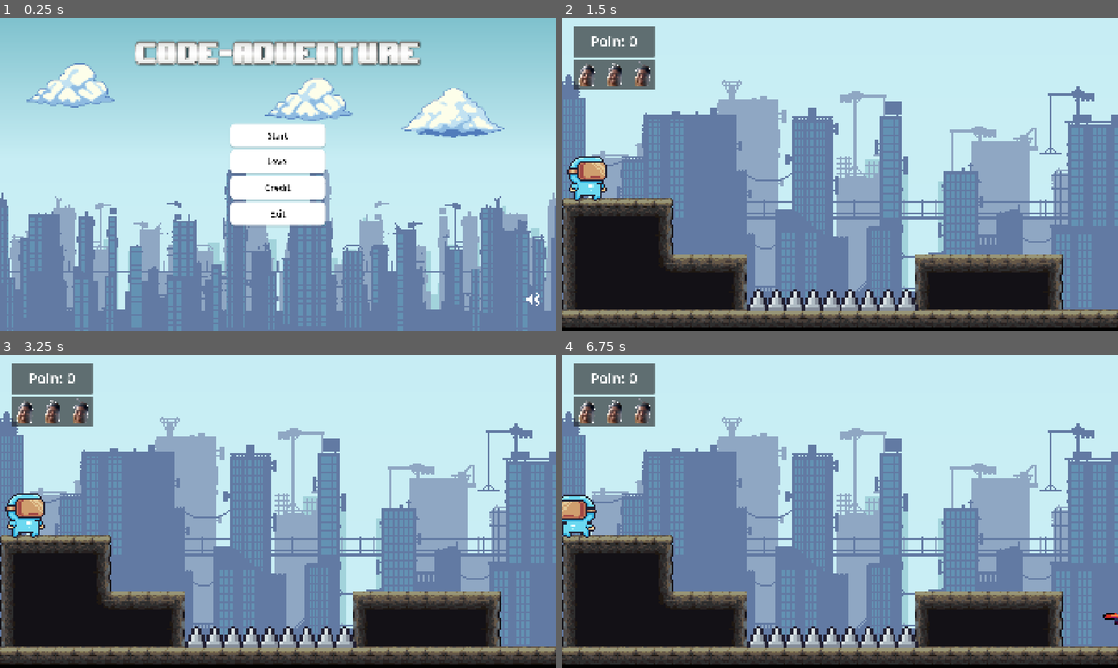
Above: before the commit, frames 1-4 (two rows, left to right).
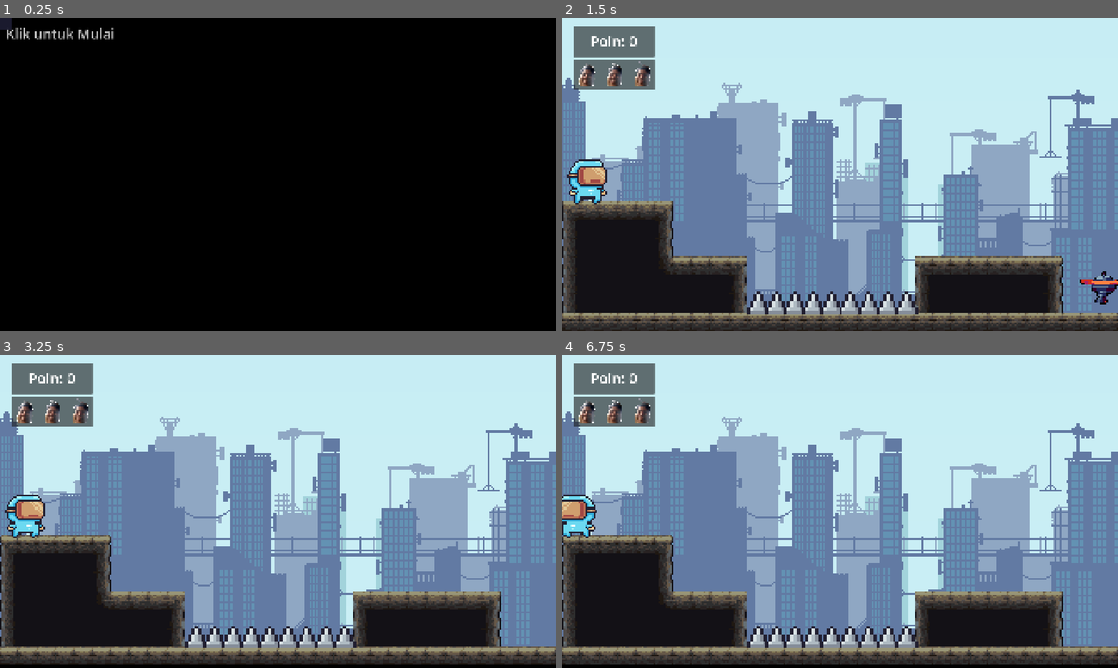
Above: after the commit, the same moments.

Repository: WanaRB/code-adventure
Game: Godot game, scene res://scenes/UI/splash_screen.tscn
The game is run twice, just before and just after one commit, with the same random seed, the same clock (stepped at 60 frames per second) and the same inputs. Before the commit the project starts from res://scenes/UI/main_menu.tscn. Sound files missing from this copy of the repository are replaced by a short silence.
Inputs (mouse positions are in pixels of both pictures, inside the frame that each line leads up to):
- Up to frame 1 (0.25 s): no input
- Up to frame 2 (1.5 s): click (840, 133) at 0.5 s, where only the run before the commit has a clickable "Start"; click (840, 133) at 1.25 s, where only the run after the commit has a clickable "Start"
- Up to frame 3 (3.25 s): move the mouse to (400, 495) at 2.02 s; hold E (interact) 2.03-2.75 s; click (400, 495) at 2.17 s; drag from (166, 527) to (194, 639) at 2.77 s
- Up to frame 4 (6.75 s): move the mouse to (895, 442) at 3.52 s; tap A (kiri) at 3.6, 6.6 s; click (895, 442) at 3.67 s; drag from (812, 574) to (773, 639) at 4.27 s; move the mouse to (1006, 558) at 5.02 s; hold E (interact) 5.03-5.75 s; click (1006, 558) at 5.17 s; drag from (673, 464) to (795, 639) at 5.77 s; move the mouse to (867, 511) at 6.52 s; click (867, 511) at 6.67 s

The runs differ from the first frame. In frame 1, 100% of the frame differs, in the area x 0-100%, y 0-100%; in frame 2, 12%; in frame 3, 0.4%; in frame 4, less than 0.1%.

Commit message:
splash screen

Diff:
--- a/project.godot
+++ b/project.godot
@@ -11,7 +11,7 @@
 [application]
 
 config/name="Code_Adventure"
-run/main_scene="uid://cn31x40n7mqu8"
+run/main_scene="uid://yss112lmvwwt"
 config/features=PackedStringArray("4.6", "GL Compatibility")
 config/icon="res://icon.svg"
 
--- /dev/null
+++ b/scenes/UI/splash_screen.tscn
@@ -0,0 +1,10 @@
+[gd_scene format=3 uid="uid://yss112lmvwwt"]
+
+[ext_resource type="Script" uid="uid://crco5fgehaj6d" path="res://splash_screen.gd" id="1_mcudr"]
+
+[node name="SplashScreen" type="Control" unique_id=1168833042]
+layout_mode = 3
+anchors_preset = 0
+offset_right = 40.0
+offset_bottom = 40.0
+script = ExtResource("1_mcudr")
--- a/script/tampilan/main_menu.gd
+++ b/script/tampilan/main_menu.gd
@@ -17,10 +17,10 @@
 		bgm.name = "BgmMenu"
 		bgm.stream = $BgmMenu.stream
 		bgm.volume_db = $BgmMenu.volume_db
-		bgm.autoplay = true   # ← autoplay saat node masuk tree
 		$BgmMenu.queue_free()
-		# Deferred karena root sedang busy saat _ready()
 		get_tree().root.call_deferred("add_child", bgm)
+		# Play setelah masuk tree — aman karena interaksi sudah terjadi di splash screen
+		bgm.call_deferred("play")
 	else:
 		if has_node("BgmMenu"):
 			$BgmMenu.queue_free()
--- /dev/null
+++ b/splash_screen.gd
@@ -0,0 +1,48 @@
+extends Control
+
+# ─── KONFIGURASI ──────────────────────────────────────────────────────────────
+## Warna latar splash screen — samakan dengan warna background main menu
+@export var warna_bg: Color = Color("#1a1a2e")
+
+## Teks yang ditampilkan di tengah layar
+@export var teks: String = "Klik untuk Mulai"
+
+## Ukuran teks
+@export var ukuran_teks: int = 48
+
+# ─── Lifecycle ────────────────────────────────────────────────────────────────
+func _ready() -> void:
+	_build_ui()
+
+func _build_ui() -> void:
+	# Background
+	var bg := ColorRect.new()
+	bg.set_anchors_preset(Control.PRESET_FULL_RECT)
+	bg.color = warna_bg
+	add_child(bg)
+
+	# Teks tengah
+	var label := Label.new()
+	label.text = teks
+	label.set_anchors_preset(Control.PRESET_CENTER)
+	label.horizontal_alignment = HORIZONTAL_ALIGNMENT_CENTER
+	label.vertical_alignment = VERTICAL_ALIGNMENT_CENTER
+	label.add_theme_font_size_override("font_size", ukuran_teks)
+	label.add_theme_color_override("font_color", Color(1, 1, 1, 1))
+	add_child(label)
+
+	# Animasi kedip pada teks agar terlihat interaktif
+	var tween := create_tween().set_loops()
+	tween.tween_property(label, "modulate:a", 0.2, 0.9)
+	tween.tween_property(label, "modulate:a", 1.0, 0.9)
+
+func _input(event: InputEvent) -> void:
+	# Tunggu klik mouse atau tap layar
+	var is_interaksi : bool = (
+		event is InputEventMouseButton and event.pressed or
+		event is InputEventScreenTouch and event.pressed
+	)
+	if not is_interaksi:
+		return
+	# Pindah ke main menu — musik akan diplay di sana karena interaksi sudah terjadi
+	get_tree().change_scene_to_file("res://scenes/UI/main_menu.tscn")
Not shown, added: splash_screen.gd.uid
